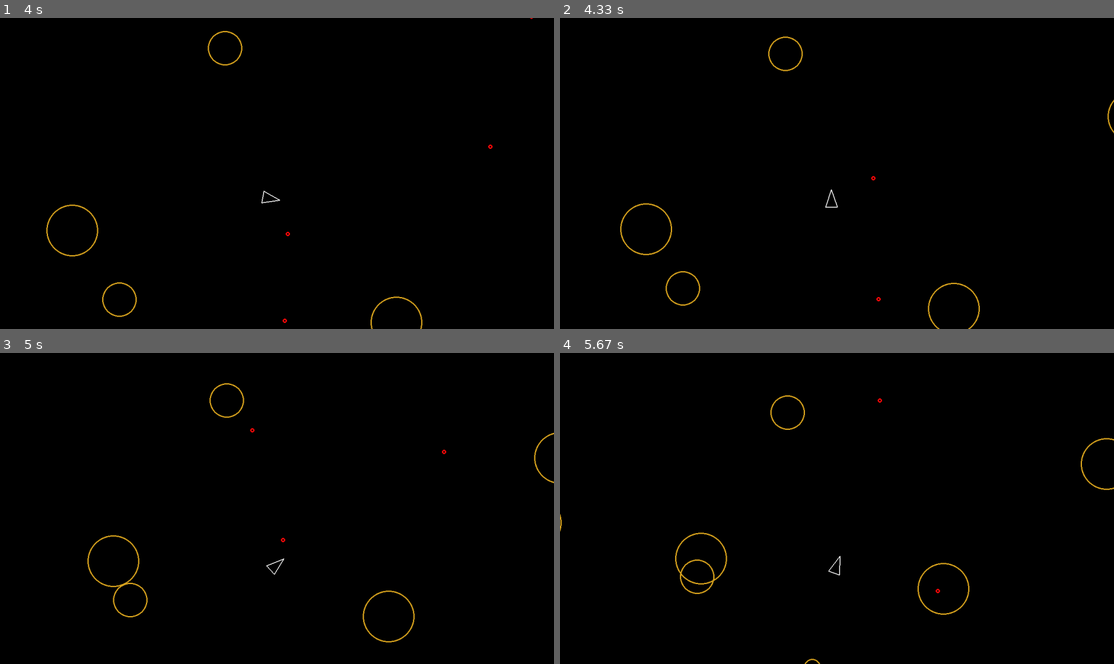
Above: before the commit, frames 1-4 (two rows, left to right).
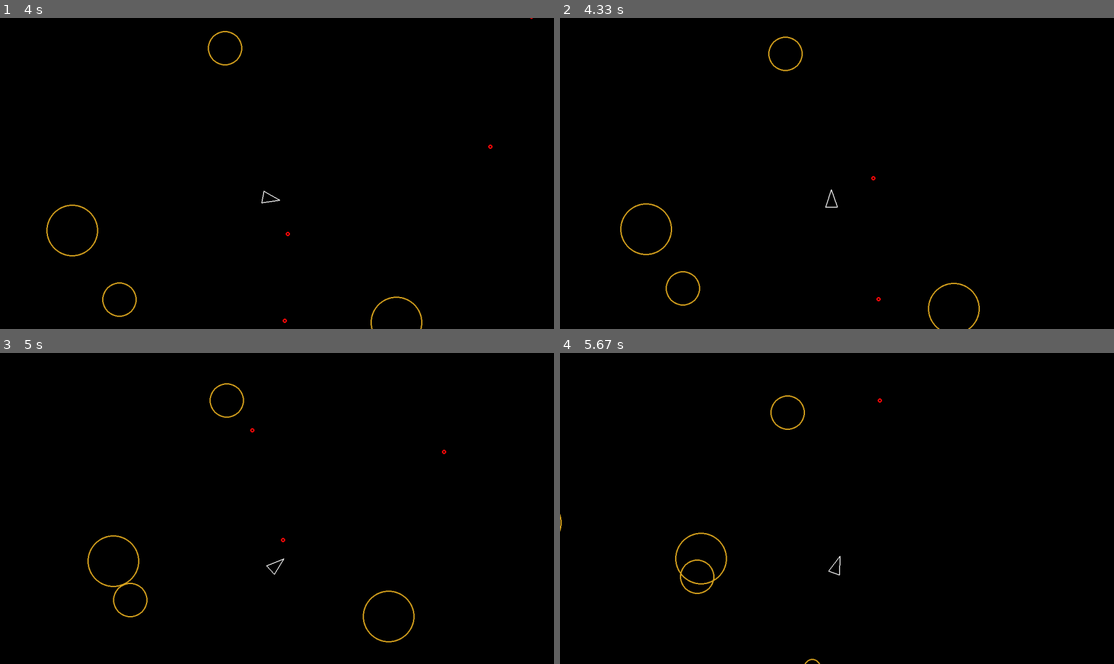
Above: after the commit, the same moments.

Repository: curpish/pygame_asteroids
Game: pygame game, started from main.py
Two runs of this game, one before a commit and one after it. Both use one fixed random seed, a clock stepped at 60 frames per second and the inputs below.
Inputs:
- Up to frame 1 (4 s): tap Space at 0.33, 0.73, 1.03, 1.23, 1.57, 1.87, 2.07, 2.37, 2.63, 2.97, 3.27, 3.4, 3.8 s; hold D 0.67-1.13 s; hold W 1.17-1.47 s; hold D 1.5-1.97 s; hold A 2-2.53 s; hold S 2.57-2.87 s; hold A 2.9-3.3 s; hold W 3.33-3.7 s; hold D from 3.73 s (still down)
- Up to frame 2 (4.33 s): keep holding D; tap Space at 4.1 s
- Up to frame 3 (5 s): release D at 4.37 s; hold S 4.4-4.77 s; tap Space at 4.47, 4.87 s; hold A from 4.8 s (still down)
- Up to frame 4 (5.67 s): tap Space at 5.17, 5.37 s; release A at 5.27 s; hold D from 5.3 s (still down)

Frame 1 is identical in both runs. In frame 2, less than 0.1% of the frame differs, in the area x 98-100%, y 26-38%; in frame 3, less than 0.1%; in frame 4, 0.3%, in the area x 64-100%, y 27-85%.

Commit message:
shot collision with asteroids

Diff:
--- a/main.py
+++ b/main.py
@@ -53,6 +53,10 @@
             sprite.update(dt)
 
         for roid in asteroid_group:
+            for shot in shots:
+                if shot.collides_with(roid):
+                    roid.kill()
+                    shot.kill()
             if roid.collides_with(player):
                 print(" - - - G a m e   o v e r ! - - - ")
                 exit()
